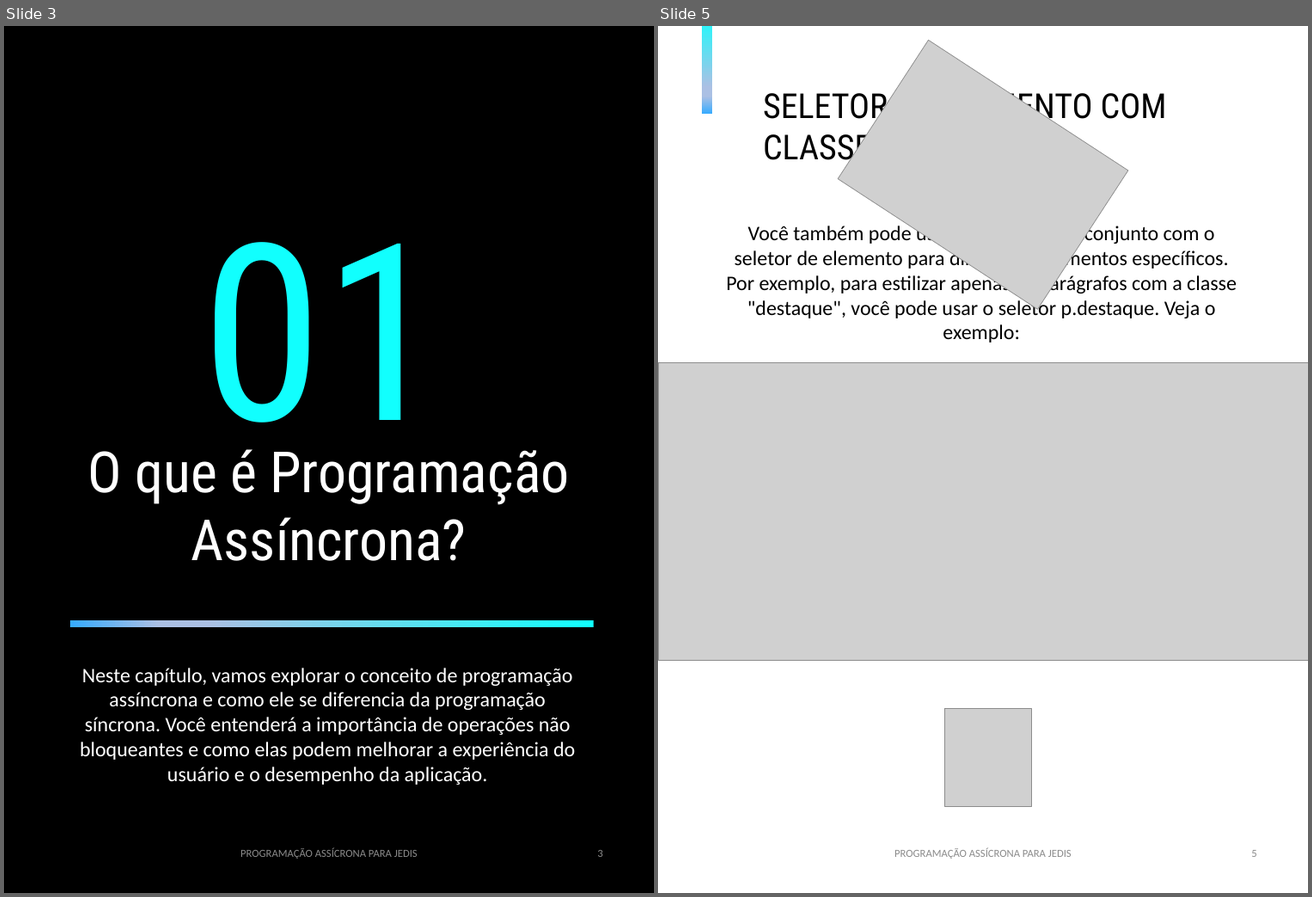
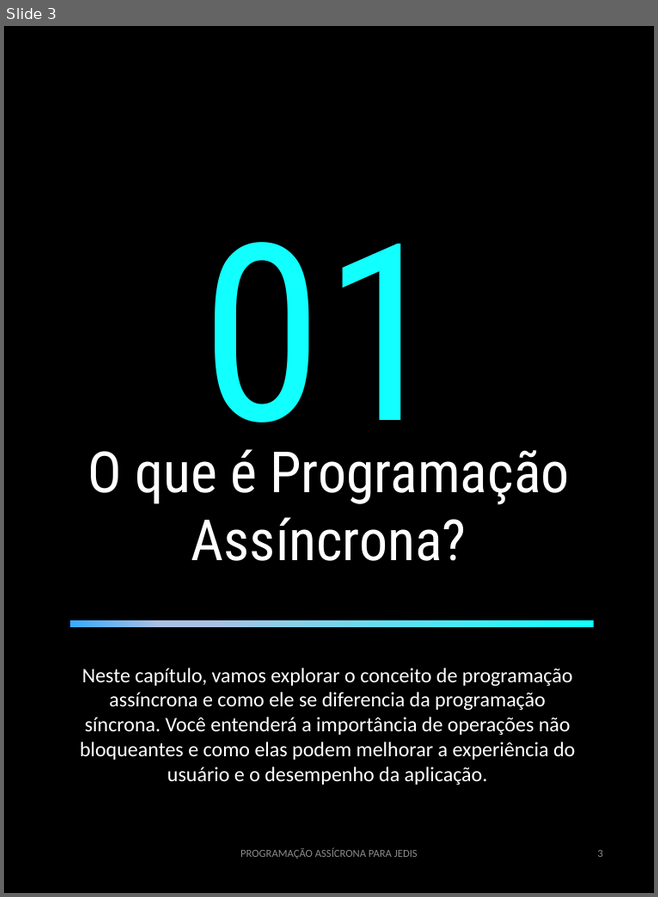
Before and after one commit to BrunoHCS/prompts-create-a-ebook, a slide deck: output/ebook - template.odp. Shown side by side, each under a label of ours: slides 3 and 5 before the commit, slide 3 after it; the slides between them are not shown. The pictures are 1312x897 and 658x897 pixels, drawn with LibreOffice and Linux fonts; fonts in the diff are those of the drawing; grey boxes stand for pictures. Boxes give left, top, right and bottom in pixels: in the first picture for what was removed or moved away, otherwise in the second. Text is boxed around its words. In the diff, an @@ line names an element or a change of style, - is before the commit and + after.

```diff
--- a/output/ebook - template.odp
+++ b/output/ebook - template.odp
@@ slide 5 removed at (658, 26, 1308, 893), background #FFFFFF @@
@@ rectangle removed at (702, 26, 712, 114) @@
@@ picture removed at (838, 40, 1128, 309) @@
@@ text removed at (763, 86, 1167, 168) @@
-SELETOR DE ELEMENTO COM CLASSE
@@ text removed at (726, 223, 1237, 342) @@
-Você também pode usar uma classe em conjunto com o seletor de elemento para direcionar elementos específicos. Por exemplo, para estilizar apenas os parágrafos com a classe "destaque", você pode usar o seletor p.destaque. Veja o exemplo:
@@ picture removed at (658, 363, 1308, 660) @@
@@ picture removed at (944, 708, 1031, 805) @@
@@ text removed at (894, 847, 1072, 858) @@
-PROGRAMAÇÃO ASSÍCRONA PARA JEDIS
@@ page number removed at (1251, 850, 1257, 857) @@
-5
```
Also in this commit, not shown: 5 slides changed, 9 slides added, 17 other slides removed, 2 other files.
